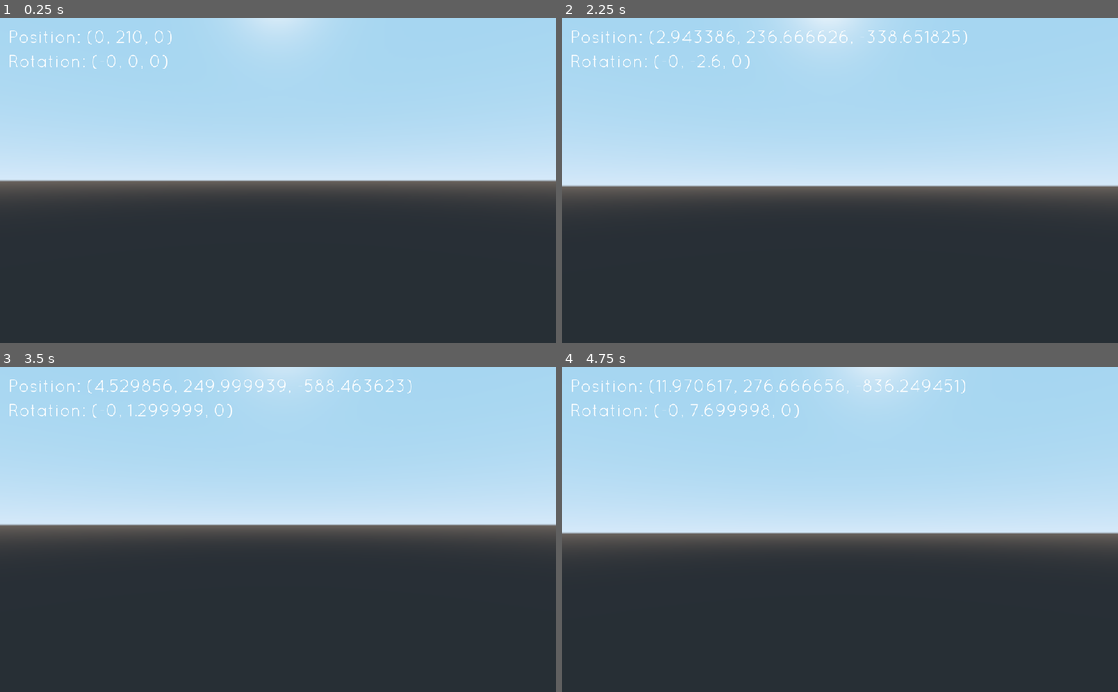
Above: before the commit, frames 1-4 (two rows, left to right).
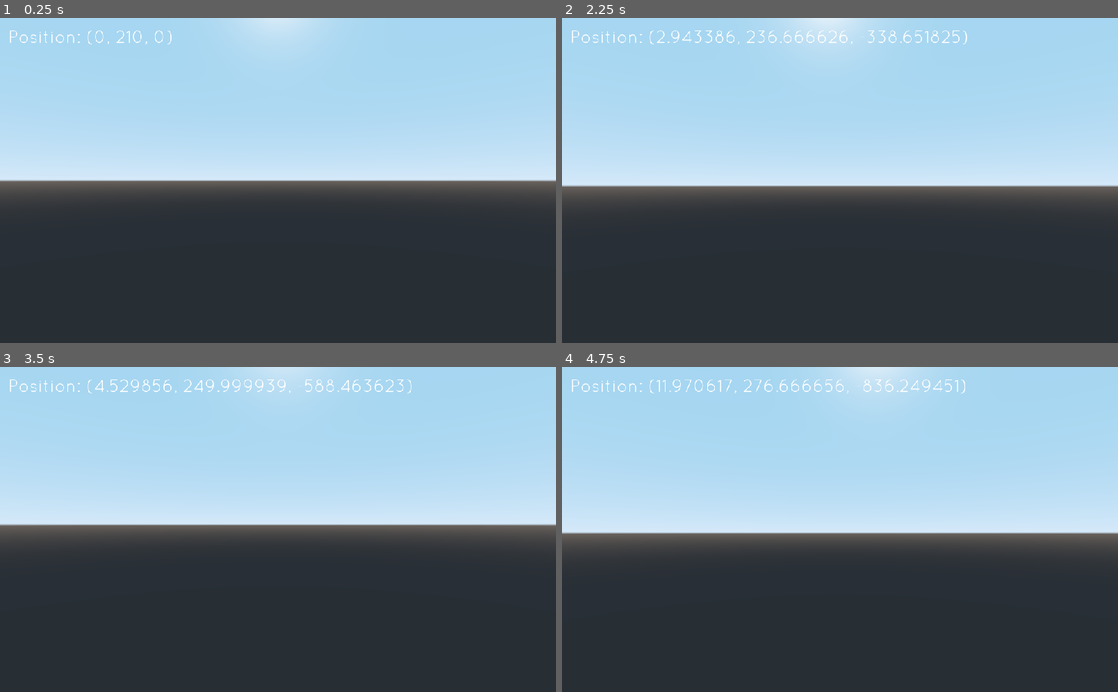
Above: after the commit, the same moments.

Repository: aacitelli/Birdwatch
Game: Godot game, scene res://Core/Main.tscn
Two runs of this game, one before a commit and one after it. Both use one fixed random seed, a clock stepped at 60 frames per second and the inputs below.
Inputs (mouse positions are in pixels of both pictures, inside the frame that each line leads up to):
- Up to frame 1 (0.25 s): no input
- Up to frame 2 (2.25 s): tap Enter at 0.5 s; move the mouse to (867, 180) at 0.52 s; hold W (move_forward) from 0.53 s (still down); tap Space (jump) at 0.77, 1.52 s; move the mouse to (812, 180) at 1.27 s; move the mouse to (851, 174) at 2.02 s
- Up to frame 3 (3.5 s): keep holding W (move_forward); move the mouse to (272, 536) at 2.77 s; tap Space (jump) at 3.02 s
- Up to frame 4 (4.75 s): keep holding W (move_forward); move the mouse to (878, 532) at 3.52 s; tap Space (jump) at 3.77, 4.52 s; move the mouse to (795, 526) at 4.27 s

The runs differ from the first frame. In frame 1, 0.2% of the frame differs, in the area x 1-31%, y 11-16%; in frame 2, 0.2%; in frame 3, 0.3%; in frame 4, 0.3%, in the area x 1-43%, y 11-16%.

Commit message:
More small changes

Diff:
--- a/Entities/Player/Player.gd
+++ b/Entities/Player/Player.gd
@@ -23,6 +23,9 @@
 func _physics_process(delta):
 	process_input(delta)
 	process_movement(delta)
+
+func _process(_delta):
+	$CanvasLayer/Position.text = "Position: " + str(self.translation)
 
 func process_input(_delta):
 
--- a/Entities/Player/Player.tscn
+++ b/Entities/Player/Player.tscn
@@ -1,8 +1,7 @@
-[gd_scene load_steps=6 format=2]
+[gd_scene load_steps=5 format=2]
 
 [ext_resource path="res://Entities/Player/Player.gd" type="Script" id=1]
 [ext_resource path="res://WorldGen/terrain.material" type="Material" id=2]
-[ext_resource path="res://Entities/Player/PlayerUI.gd" type="Script" id=3]
 [ext_resource path="res://UI/Fonts/Quicksand-Regular.tres" type="DynamicFont" id=4]
 
 [sub_resource type="BoxShape" id=1]
@@ -25,7 +24,6 @@
 material_override = ExtResource( 2 )
 
 [node name="CanvasLayer" type="CanvasLayer" parent="."]
-script = ExtResource( 3 )
 
 [node name="Position" type="RichTextLabel" parent="CanvasLayer"]
 margin_left = 15.0
@@ -36,13 +34,3 @@
 __meta__ = {
 "_edit_use_anchors_": false
 }
-
-[node name="Orientation" type="RichTextLabel" parent="CanvasLayer"]
-margin_left = 15.0
-margin_top = 60.0
-margin_right = 800.0
-margin_bottom = 140.0
-custom_fonts/normal_font = ExtResource( 4 )
-__meta__ = {
-"_edit_use_anchors_": false
-}
--- a/Entities/Player/PlayerUI.gd
+++ b/Entities/Player/PlayerUI.gd
@@ -1,5 +1,3 @@
 extends CanvasLayer
 
 func _process(_delta):
-	$Position.text = "Position: " + str(get_parent().translation)
-	$Orientation.text = "Rotation: " + str(get_parent().rotation_degrees)
--- a/WorldGen/Chunk.gd
+++ b/WorldGen/Chunk.gd
@@ -80,16 +80,12 @@
 			# Get the four vertices around this block; They are what we do calculations with
 			var tl_height = world.get_height(x + local_x, 0, z + local_z)
 			var tl_pos = Vector3(local_x, tl_height, local_z)
-#			print("tl_pos: " + str(tl_pos))
 			var tr_height = world.get_height(x + local_x + subgrid_unit_size, 0, z + local_z)
 			var tr_pos = Vector3(local_x + subgrid_unit_size, tr_height, local_z)
-#			print("tr_pos: " + str(tr_pos))
 			var bl_height = world.get_height(x + local_x, 0, z + local_z + subgrid_unit_size)
 			var bl_pos = Vector3(local_x, bl_height, local_z + subgrid_unit_size)
-#			print("bl_pos: " + str(bl_pos))
 			var br_height = world.get_height(x + local_x + subgrid_unit_size, 0, z + local_z + subgrid_unit_size)
 			var br_pos = Vector3(local_x + subgrid_unit_size, br_height, local_z + subgrid_unit_size)
-#			print("br_pos: " + str(br_pos))
 
 			# TODO: Make this more modular by having one master data structure that holds all of this. Can figure out the details when I get there; Currently just trying to make it *work*.
 			# Top-left triangle of the current block
@@ -145,11 +141,11 @@
 	var highlands_material = preload("res:///WorldGen/Biomes/HighlandsMaterial.tres")
 	var mountains_material = preload("res:///WorldGen/Biomes/MountainsMaterial.tres")
 
-#	print("Ocean Vertices: " + str(ocean))
-#	print("Beach Vertices: " + str(beach))
-#	print("Lowlands Vertices: " + str(lowlands))
-#	print("Highlands Vertices: " + str(highlands))
-#	print("Mountains Vertices: " + str(mountains))
+	print("Ocean Vertices: " + str(ocean))
+	print("Beach Vertices: " + str(beach))
+	print("Lowlands Vertices: " + str(lowlands))
+	print("Highlands Vertices: " + str(highlands))
+	print("Mountains Vertices: " + str(mountains))
 
 	# Take each list of vertices through the function that'll draw them with the specified material
 	render_set_of_vertices_with_material(ocean, ocean_material)
